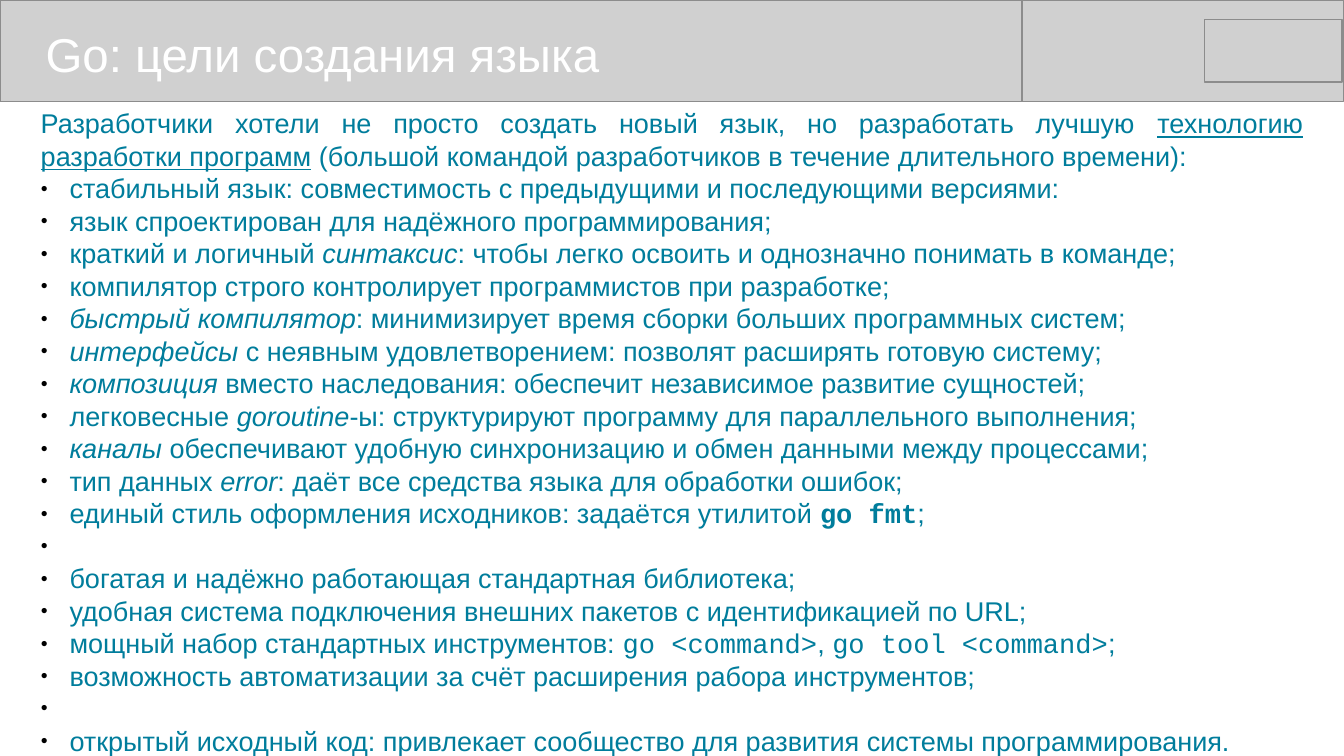
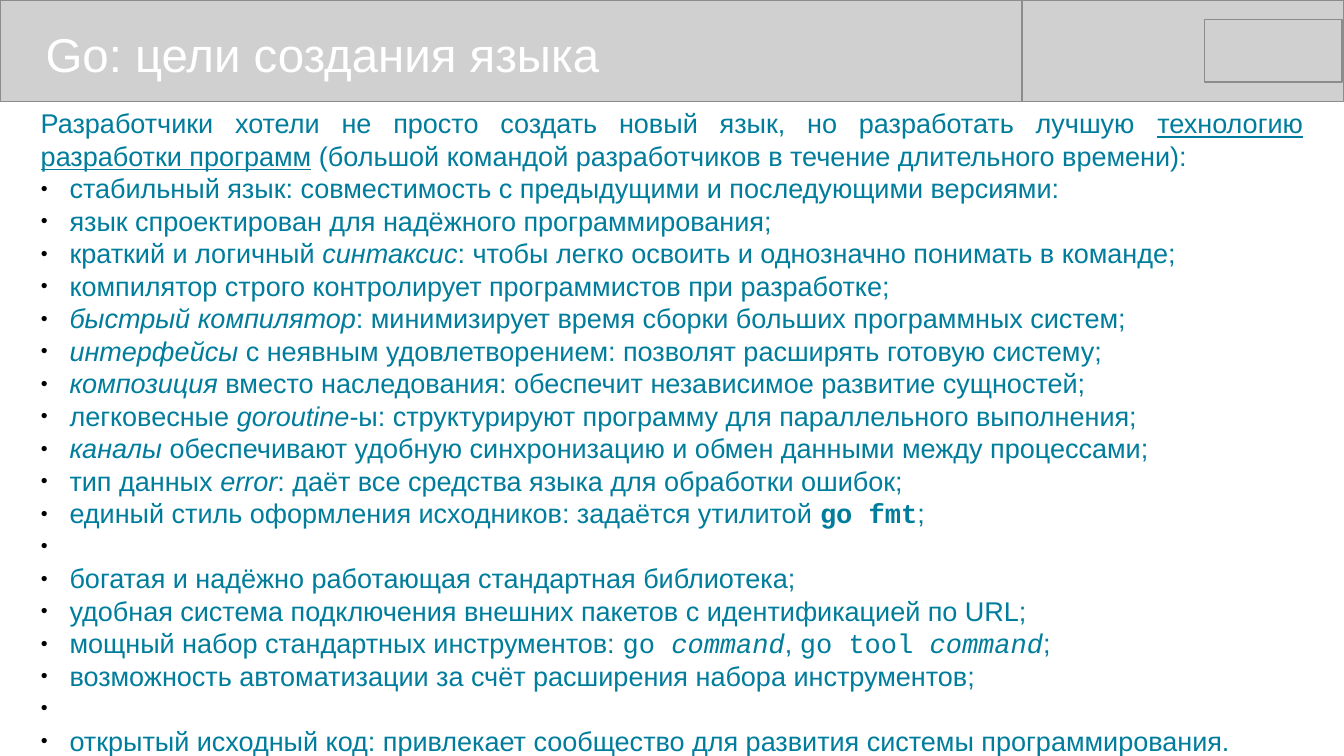
Before and after one commit to mike-shock/Go_language, a slide deck: slide 5 of Go_Review.odp. Drawn at 1344x756 pixels with LibreOffice and Linux fonts; fonts in the diff are those of the drawing; grey boxes stand for pictures. Boxes give left, top, right and bottom in pixels: in the first picture for what was removed or moved away, otherwise in the second. Text is boxed around its words. In the diff, an @@ line names an element or a change of style, - is before the commit and + after.

```diff
--- a/Go_Review.odp
+++ b/Go_Review.odp
@@ text at [70,633,1051,691]: text changed @@
-● мощный набор стандартных инструментов: go <command>, go tool <command>;
-● возможность автоматизации за счёт расширения рабора инструментов;
+● мощный набор стандартных инструментов: go command, go tool command;
+● возможность автоматизации за счёт расширения набора инструментов;
```
Also in this commit, not shown: 3 other slides changed, 1 slide added, 2 other files.
